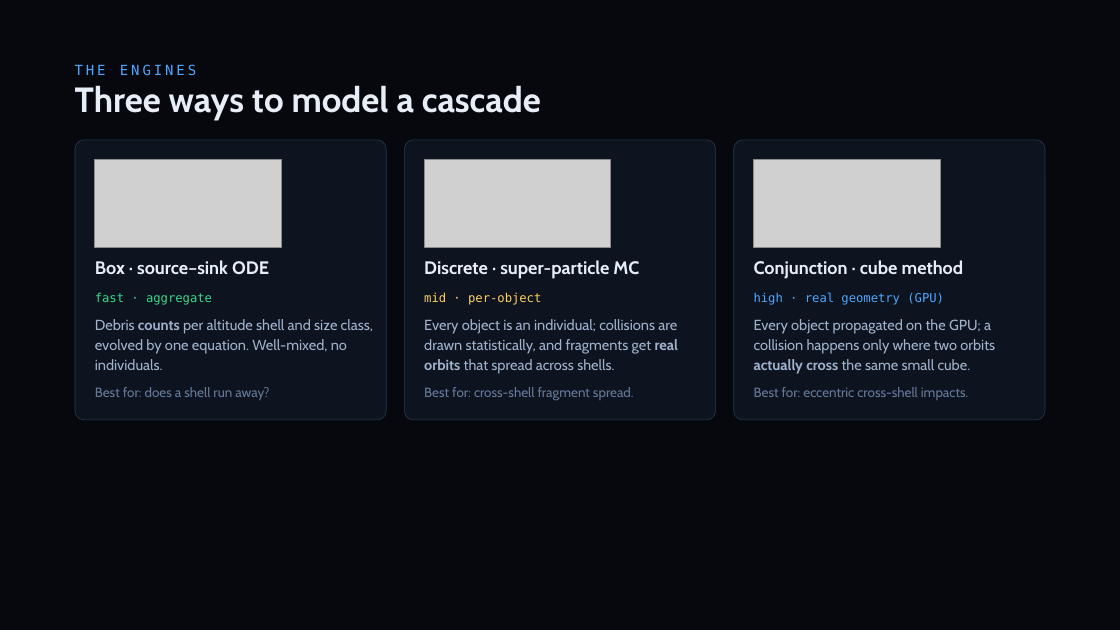
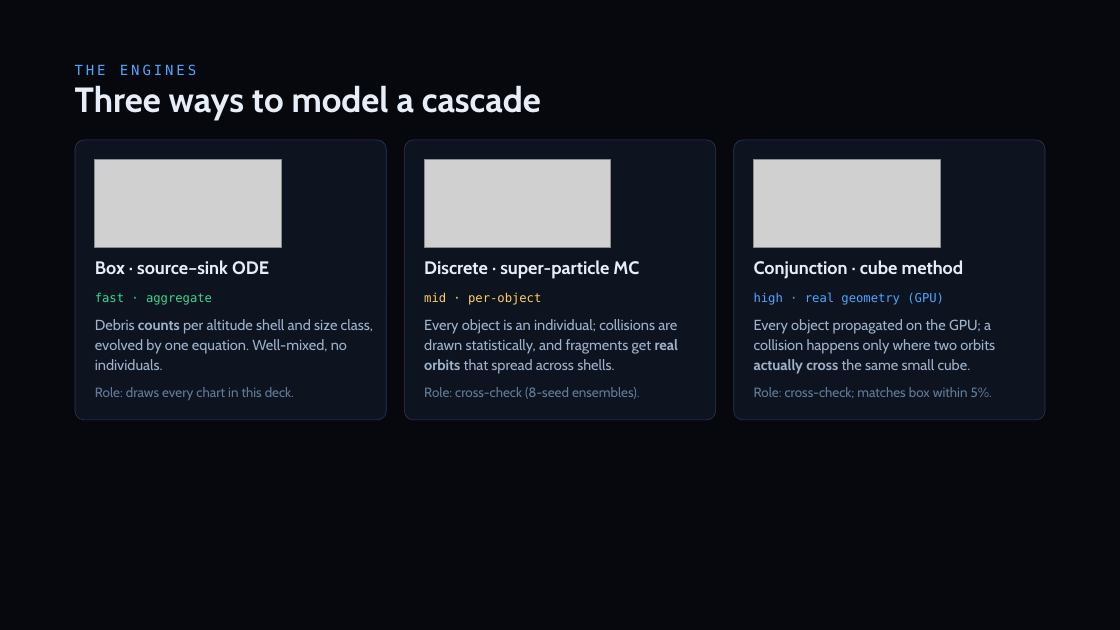
Before and after one commit to TimKadyrov/DebrisCascade, a slide deck: slide 7 of Barrel of Nails — Kessler Study.pptx. Drawn at 1120x630 pixels with LibreOffice and Linux fonts; fonts in the diff are those of the drawing; grey boxes stand for pictures. Boxes give left, top, right and bottom in pixels: in the first picture for what was removed or moved away, otherwise in the second. Text is boxed around its words. In the diff, an @@ line names an element or a change of style, - is before the commit and + after.

```diff
--- a/Barrel of Nails — Kessler Study.pptx
+++ b/Barrel of Nails — Kessler Study.pptx
@@ text at <box>95,387,294,400</box>: text changed @@
-Best for: does a shell run away?
+Role: draws every chart in this deck.
@@ text at <box>424,387,640,399</box>: text changed @@
-Best for: cross-shell fragment spread.
+Role: cross-check (8-seed ensembles).
@@ text at <box>754,387,992,398</box>: text changed @@
-Best for: eccentric cross-shell impacts.
+Role: cross-check; matches box within 5%.
```
Also in this commit, not shown: 10 other slides changed, 1 slide removed, 14 other files.
